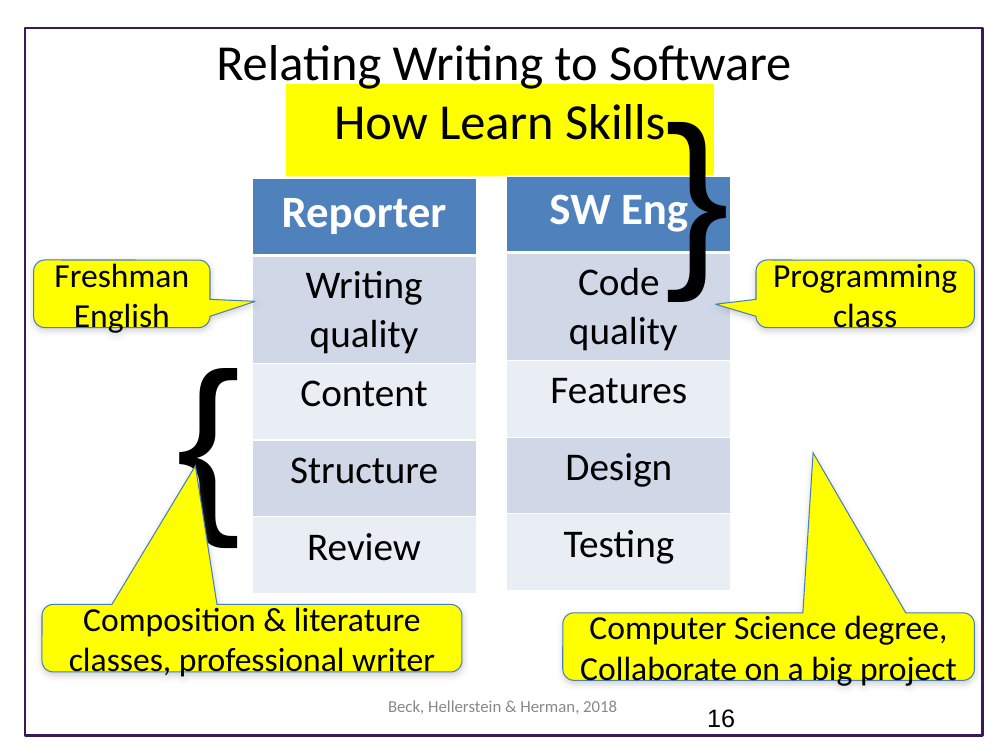
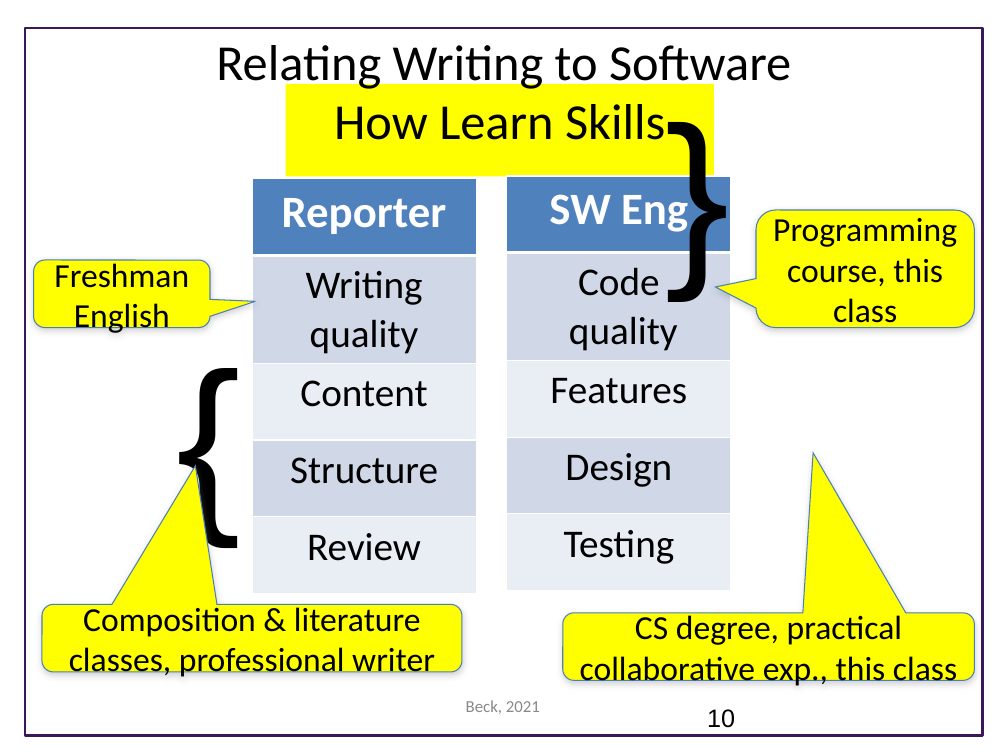
Before and after one commit to UWSEDS/lecture-materials, a slide deck: slide 10 of 01_overview/Course Introduction.pptx (slide 16 before the commit). Drawn at 1008x756 pixels with LibreOffice and Linux fonts; fonts in the diff are those of the drawing; background and template pictures are left out. Boxes give left, top, right and bottom in pixels: in the first picture for what was removed or moved away, otherwise in the second. Text is boxed around its words. In the diff, an @@ line names an element or a change of style, - is before the commit and + after.

```diff
--- a/01_overview/Course Introduction.pptx
+++ b/01_overview/Course Introduction.pptx
@@ rounded speech box "Programming course, this class": place and size @@
-rounded speech box "Programming course, this class" at box(756, 260, 975, 328)
+rounded speech box "Programming course, this class" at box(756, 210, 975, 328)
@@ text in rounded speech box at box(773, 218, 957, 331): text changed @@
-Programming
-class
+Programming course, this class
@@ text in rounded speech box at box(580, 612, 957, 688): text changed @@
-Computer Science degree, Collaborate on a big project
+CS degree, practical collaborative exp., this class
@@ text at box(466, 700, 540, 714): text changed @@
-Beck, Hellerstein & Herman, 2018
+Beck, 2021
@@ page number at box(707, 709, 735, 728): text changed @@
-16
+10
```
Also in this commit, not shown: 12 other slides changed, 12 slides added, 6 slides removed.
